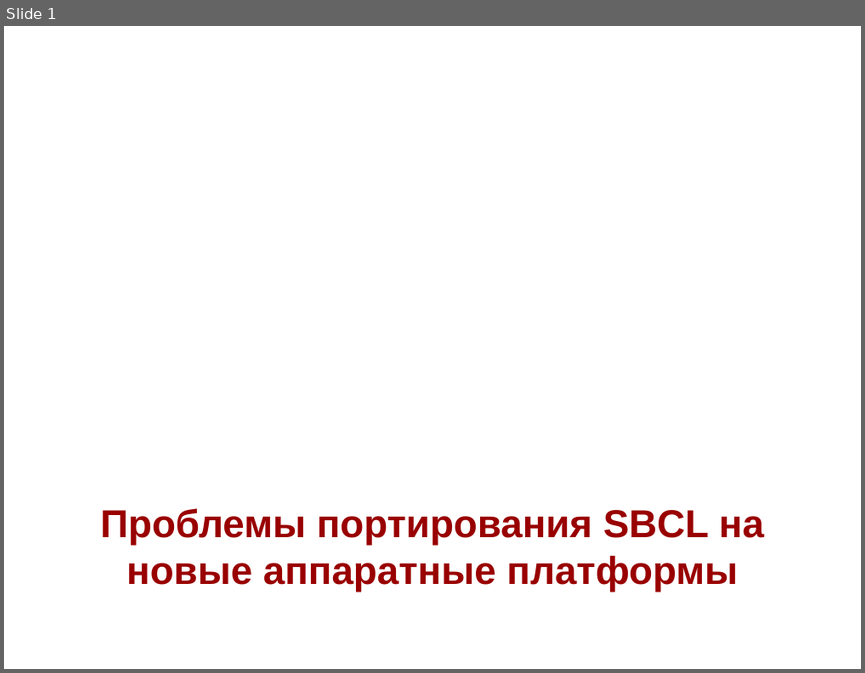
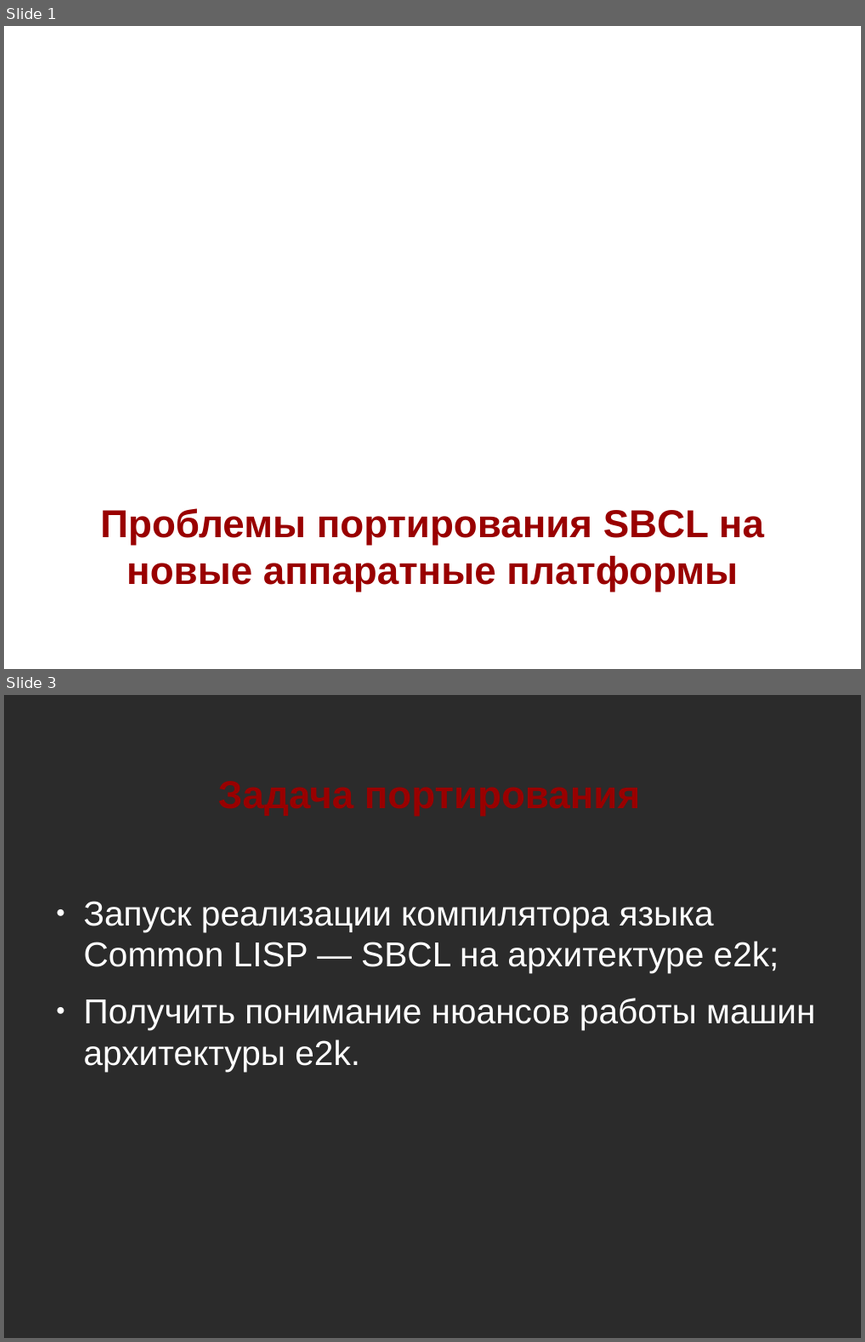
Before and after one commit to NIR-Ginko/presentations, a slide deck: SBCL porting.odp. Shown one above the other, each under a label of ours: slide 1 before the commit, slides 1 and 3 after it; the slides between them are not shown. The pictures are 865x673 and 865x1342 pixels, drawn with LibreOffice and Linux fonts; fonts in the diff are those of the drawing; background and template pictures are left out; a plain dark background stands for a picture behind light text. Boxes give left, top, right and bottom in pixels: in the first picture for what was removed or moved away, otherwise in the second. Text is boxed around its words. In the diff, an @@ line names an element or a change of style, - is before the commit and + after.

```diff
--- a/SBCL porting.odp
+++ b/SBCL porting.odp
@@ slide 3 added at [4,695,861,1338], background picture (left out) @@
@@ title added at [218,781,640,816], 36 pt, text #990000, bold @@
+Задача портирования
@@ text added at [84,901,815,1072], 32 pt, text #FFFFFF @@
+● Запуск реализации компилятора языка Common LISP — SBCL на архитектуре e2k;
+● Получить понимание нюансов работы машин архитектуры e2k.
```
Also in this commit, not shown: 7 other slides added, 6 slides removed.
